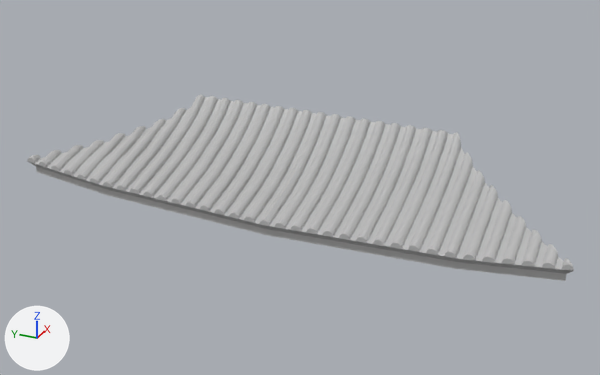
Renders of the FBX model Assets/Environment/Models/Temple/Roof_Temple.fbx from each side of a commit.
Before and after are seen from a 50 mm camera at (-22.15, -9.21, 11.34) aimed at (-2.05, -0.17, 1.29). Lighting does not change. The marker at lower left points along +X, +Y and +Z. Where no turn or scale is listed for an object, it has been applied to the vertices.

The older version as bpy lines, for what is in view:
```python
mat_m_temple = principled_material('M_Temple')
mat_m_temple.base_color = (0.5, 0.5, 0.5)  # grey #bcbcbc
me_mesh = bpy.data.meshes.new('Mesh')
me_mesh.from_pydata(...)  # 1279 vertices, 1058 faces; spans x -4.1..0.0, y -8.1..8.1, z 0.0..3.0
me_mesh.materials.append(mat_m_temple)  # grey #bcbcbc
ob_roof_temple = bpy.data.objects.new('Roof_Temple', me_mesh)
ob_roof_temple.location = (0.0, 0.0, 0.0)
```
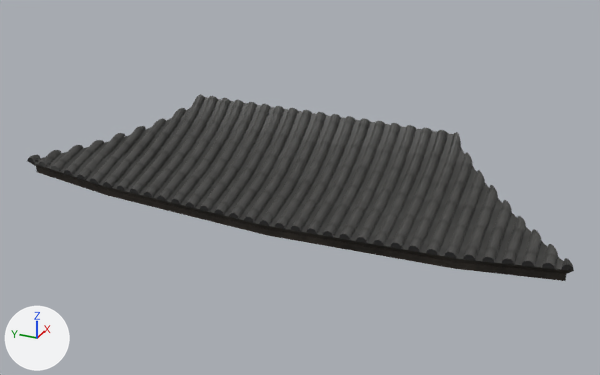
Boxes [x1, y1, x2, y2] around the edits, measured in the pictures (600 x 375 px):
'Roof_Temple', surface changed
    both: [27, 94, 574, 281]

Diff of the bpy script that builds the scene:
```diff
--- a/Assets/Environment/Models/Temple/Roof_Temple.fbx.py
+++ b/Assets/Environment/Models/Temple/Roof_Temple.fbx.py
@@ img_trim_japan_albedo_png @@
+img_trim_japan_albedo_png = load_image('Trim_Japan_Albedo.png', '../../Materials/Texture/Trim_Temple/Trim_Japan_Albedo.png', 1024, 1024, 'sRGB')
@@ mat_m_temple @@
 mat_m_temple = principled_material('M_Temple')
-mat_m_temple.base_color = (0.5, 0.5, 0.5)  # grey #bcbcbc
+mat_m_temple.texture = img_trim_japan_albedo_png
```
